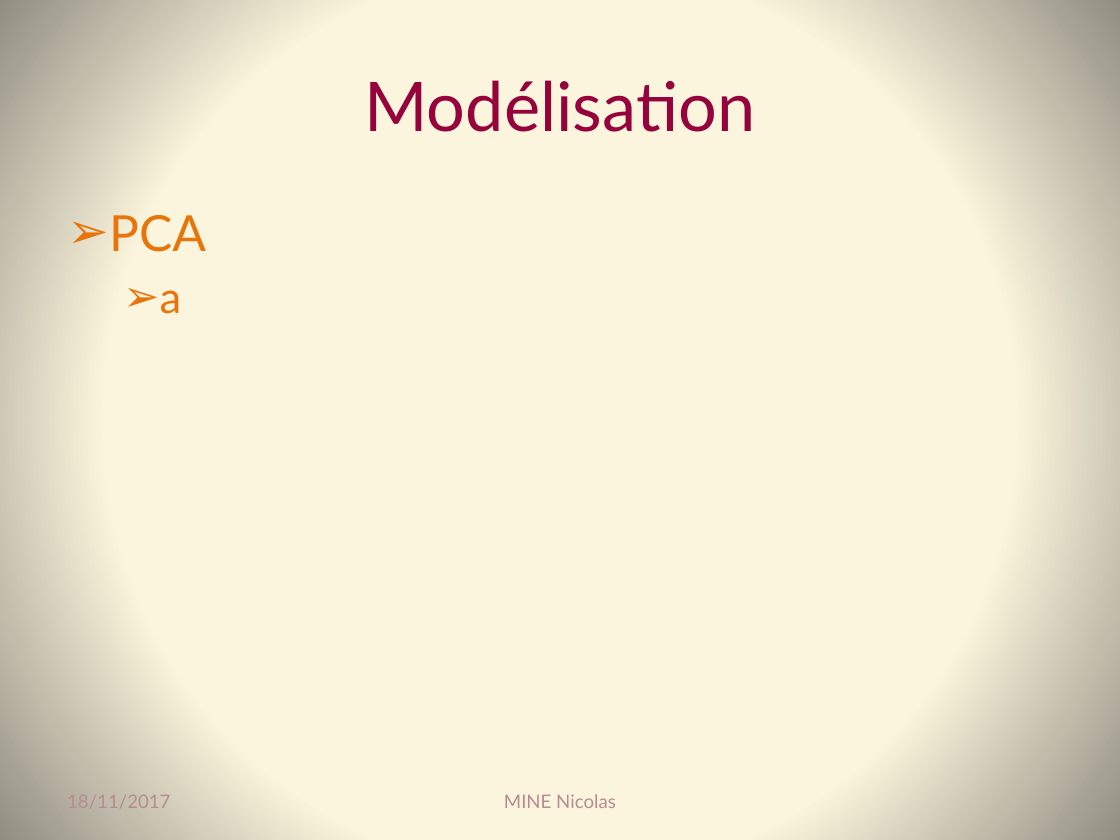
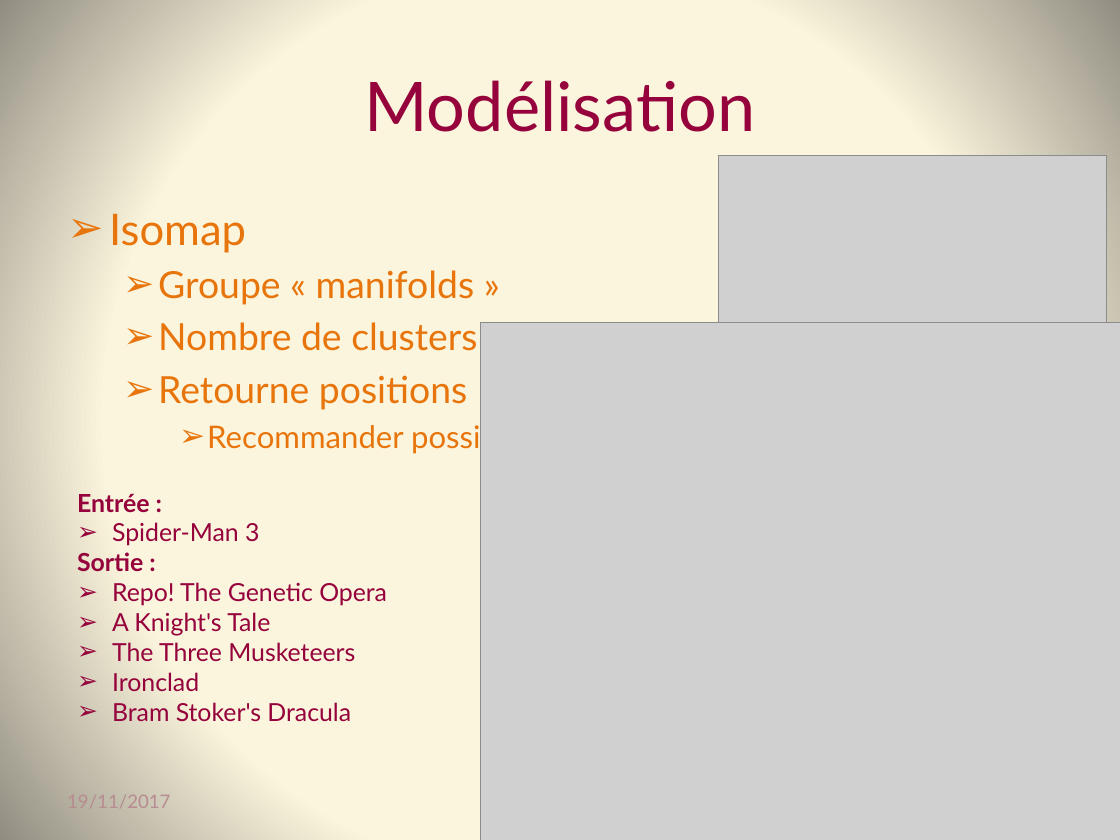
Before and after one commit to Coni63/OC_DS, a slide deck: slide 11 of Projet 3 - recomm. de films/Presentation-projet_3.pptx (slide 9 before the commit). Drawn at 1120x840 pixels with LibreOffice and Linux fonts; fonts in the diff are those of the drawing; grey boxes stand for pictures. Boxes give left, top, right and bottom in pixels: in the first picture for what was removed or moved away, otherwise in the second. Text is boxed around its words. In the diff, an @@ line names an element or a change of style, - is before the commit and + after.

```diff
--- a/Projet 3 - recomm. de films/Presentation-projet_3.pptx
+++ b/Projet 3 - recomm. de films/Presentation-projet_3.pptx
@@ picture added at (719, 156, 1107, 414) @@
@@ text at (109, 213, 729, 453): text changed; size 32 to 24 pt @@
-➢ PCA
-  ➢ a
+➢ Isomap
+  ➢ Groupe « manifolds »
+  ➢ Nombre de clusters non nécessaire
+  ➢ Retourne positions
+    ➢ Recommander possible
@@ picture added at (480, 323, 1120, 840) @@
@@ text added at (77, 494, 387, 722), 16 pt, text #95023C @@
+Entrée :
+➢ Spider-Man 3
+Sortie :
+➢ Repo! The Genetic Opera
+➢ A Knight's Tale
+➢ The Three Musketeers
+➢ Ironclad
+➢ Bram Stoker's Dracula
@@ text at (67, 795, 170, 808): text changed @@
-18/11/2017
+19/11/2017
@@ text removed at (504, 794, 616, 808) @@
-MINE Nicolas
```
Also in this commit, not shown: 4 other slides changed, 7 slides added, 13 other files.
